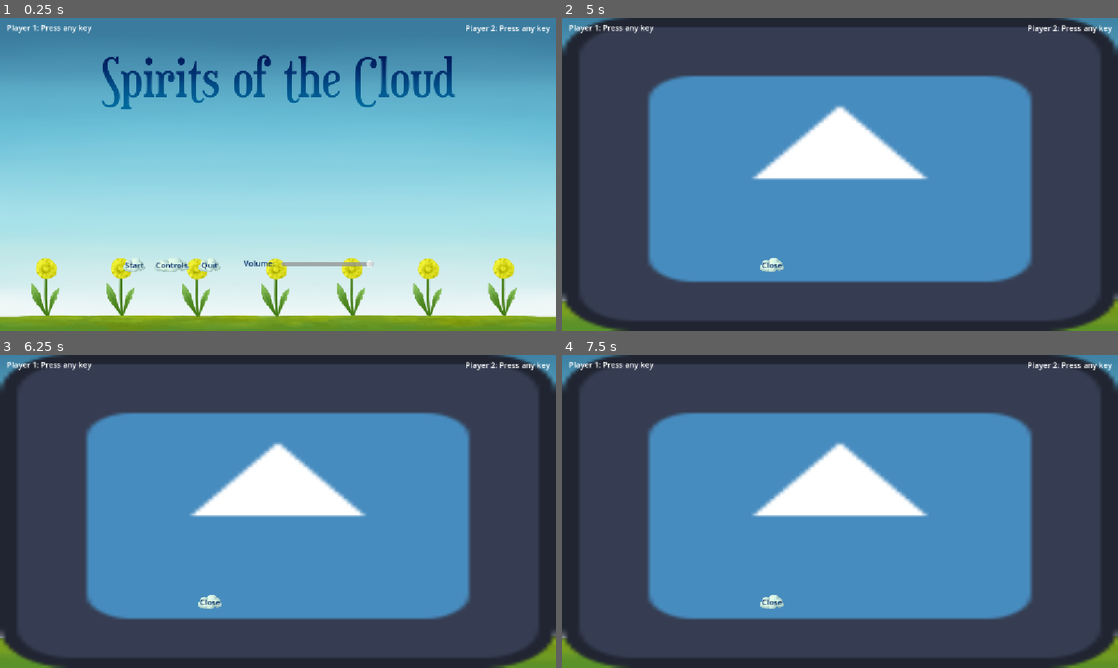
Above: before the commit, frames 1-4 (two rows, left to right).
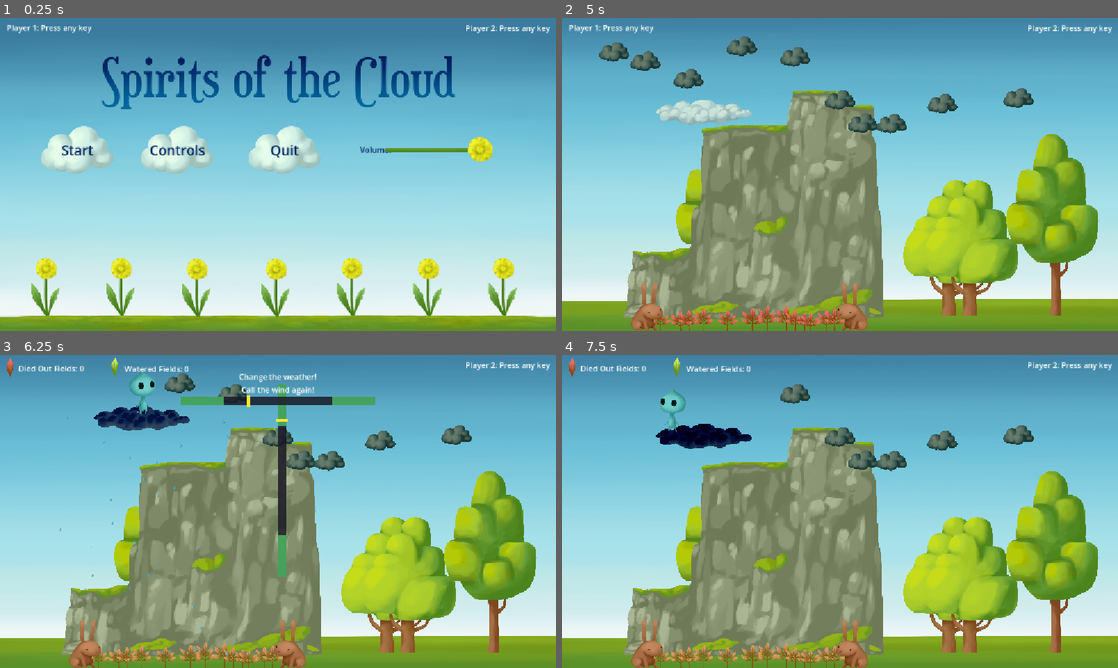
Above: after the commit, the same moments.

Repository: savenger/spirits-of-the-cloud
Game: Godot game, scene res://main.tscn
Two runs of this game, one before a commit and one after it. Both use one fixed random seed, a clock stepped at 60 frames per second and the inputs below. The engine's default icon, where the game draws it, is replaced by a stand-in: a white triangle on a blue panel in a dark square.
Inputs:
- Up to frame 1 (0.25 s): no input
- Up to frame 2 (5 s): click "Controls" at 0.5 s; tap Enter every 0.75 s from 1.25 to 4.25 s; hold Q (call_wind) 1.28-2.03 s; hold D (move_right) 1.28-2.78 s; tap Space (jump) at 1.52, 2.27, 3.77, 4.52 s; tap E (influence_weather) at 2.1, 3.6 s; hold A (move_left) 2.78-3.53 s; hold Q (call_wind) 2.78-3.53 s; hold D (move_right) from 3.53 s (still down); hold Q (call_wind) from 4.28 s (still down); tap Escape (pause, bound only after the commit) at 4.9 s
- Up to frame 3 (6.25 s): tap Enter at 5 s; release D (move_right) at 5.03 s; release Q (call_wind) at 5.03 s; hold A (move_left) 5.03-5.78 s; tap E (influence_weather) at 5.1 s; tap Space (jump) at 5.27 s; hold D (move_right) from 5.78 s (still down); hold Q (call_wind) from 5.78 s (still down)
- Up to frame 4 (7.5 s): release D (move_right) at 6.53 s; release Q (call_wind) at 6.53 s; hold A (move_left) from 6.53 s (still down); tap E (influence_weather) at 6.6 s; tap Space (jump) at 6.77 s; hold Q (call_wind) from 7.28 s (still down)

The runs differ from the first frame. In frame 1, 5.3% of the frame differs, in the area x 7-89%, y 34-82%; in frame 2, 99%; in frame 3, 98%; in frame 4, 99%, in the area x 0-100%, y 0-100%.

Commit message:
adding game over and retart functionality, spicing up main menu

Diff:
--- a/Level/field.gd
+++ b/Level/field.gd
@@ -71,6 +71,9 @@
 	add_child(timer_free)
 
 func _on_timer_fade_timeout():
+	var players = get_tree().get_nodes_in_group("player")
+	if not players[0].is_physics_processing():
+		return
 	water_level -= 0.1
 	update_fade_status()
 	if water_level <= 0.0:
@@ -113,6 +116,8 @@
 
 func _process(delta: float) -> void:
 	var players = get_tree().get_nodes_in_group("player")
+	if not players[0].is_physics_processing():
+		return
 	var excludes = []
 	for p in players:
 		excludes.append(p.get_rid())
--- a/Menu/mainmenu.gd
+++ b/Menu/mainmenu.gd
@@ -9,15 +9,21 @@
 	print($MenuContainer/Sprite2D.get_rect().size)
 
 	Global.game_over.connect(_on_game_over)
+	Global.pause.connect(handle_pause)
+
+func handle_pause(paused: bool):
+	$PauseContainer.visible = paused
 
 func _on_game_over():
 	hide_all_menus()
 	$GameOverContainer.visible = true
+	get_tree().paused = true
 
 func hide_all_menus():
 	$MenuContainer.visible = false
 	$ControlsContainer.visible = false
 	$GameOverContainer.visible = false
+	$PauseContainer.visible = false
 
 func _on_btn_start_pressed() -> void:
 	get_tree().paused = false
@@ -40,3 +46,23 @@
 func _on_btn_close_controls_pressed() -> void:
 	hide_all_menus()
 	$MenuContainer.visible = true
+
+func _physics_process(delta: float) -> void:
+	if Input.is_action_just_pressed("pause"):
+		if not $MenuContainer.visible:
+			if get_tree().paused:
+				_on_btn_continue_pressed()
+			else:
+				Global.pause.emit(true)
+				get_tree().paused = true
+		if $MenuContainer.visible:
+			_on_btn_start_pressed()
+
+
+func _on_btn_continue_pressed() -> void:
+	Global.pause.emit(false)
+	get_tree().paused = false
+
+
+func _on_btn_start_over_pressed() -> void:
+	get_tree().reload_current_scene()
--- a/Menu/mainmenu.tscn
+++ b/Menu/mainmenu.tscn
@@ -4,6 +4,7 @@
 [ext_resource type="Texture2D" uid="uid://btjj8q66ba38q" path="res://Assets/Splash screen menu.png" id="2_c6gbj"]
 [ext_resource type="Texture2D" uid="uid://4ogd1am32iys" path="res://icon.svg" id="2_n03x5"]
 [ext_resource type="Theme" uid="uid://cgavtb7nex7dp" path="res://default_theme.tres" id="3_m0p0e"]
+[ext_resource type="Texture2D" uid="uid://bpimhdppjgx83" path="res://Assets/Volume bar.png" id="4_xtlvs"]
 
 [node name="Mainmenu" type="Control" unique_id=216117690]
 process_mode = 3
@@ -26,6 +27,95 @@
 
 [node name="btnStart" type="Button" parent="MenuContainer" unique_id=408462333]
 layout_mode = 0
+offset_left = 85.0
+offset_top = 225.0
+offset_right = 235.0
+offset_bottom = 325.0
+theme = ExtResource("3_m0p0e")
+theme_override_font_sizes/font_size = 28
+text = "Start"
+
+[node name="btnControls" type="Button" parent="MenuContainer" unique_id=81503380]
+layout_mode = 0
+offset_left = 292.0
+offset_top = 225.0
+offset_right = 442.0
+offset_bottom = 325.0
+theme = ExtResource("3_m0p0e")
+theme_override_font_sizes/font_size = 28
+text = "Controls"
+
+[node name="btnQuit" type="Button" parent="MenuContainer" unique_id=732912980]
+layout_mode = 0
+offset_left = 515.0
+offset_top = 225.0
+offset_right = 665.0
+offset_bottom = 325.0
+theme = ExtResource("3_m0p0e")
+theme_override_font_sizes/font_size = 28
+text = "Quit"
+
+[node name="Control" type="Control" parent="MenuContainer" unique_id=1760454989]
+anchors_preset = 0
+offset_left = 742.0
+offset_top = 227.0
+offset_right = 1019.0
+offset_bottom = 324.0
+
+[node name="lblVolume" type="Label" parent="MenuContainer/Control" unique_id=1976357765]
+layout_mode = 0
+offset_left = 4.0
+offset_top = 35.0
+offset_right = 68.0
+offset_bottom = 58.0
+theme = ExtResource("3_m0p0e")
+text = "Volume:"
+
+[node name="Sprite2D2" type="Sprite2D" parent="MenuContainer/Control" unique_id=1339394506]
+position = Vector2(161, 47)
+texture = ExtResource("4_xtlvs")
+
+[node name="sliderVolume" type="HSlider" parent="MenuContainer/Control" unique_id=2055507024]
+layout_mode = 0
+offset_left = 54.0
+offset_top = 20.0
+offset_right = 280.0
+offset_bottom = 72.0
+theme = ExtResource("3_m0p0e")
+max_value = 1.0
+step = 0.1
+value = 1.0
+
+[node name="ControlsContainer" type="Control" parent="." unique_id=1419368512]
+visible = false
+anchors_preset = 0
+offset_right = 40.0
+offset_bottom = 40.0
+
+[node name="Sprite2D" type="Sprite2D" parent="ControlsContainer" unique_id=1805295842]
+position = Vector2(576, 324)
+scale = Vector2(9, 5.0625)
+texture = ExtResource("2_n03x5")
+
+[node name="btnCloseControls" type="Button" parent="ControlsContainer" unique_id=1640422700]
+layout_mode = 0
+offset_left = 410.0
+offset_top = 497.0
+offset_right = 460.0
+offset_bottom = 528.0
+theme = ExtResource("3_m0p0e")
+text = "Close"
+
+[node name="GameOverContainer" type="Control" parent="." unique_id=1523250738]
+visible = false
+anchors_preset = 0
+offset_right = 40.0
+offset_bottom = 40.0
+
+[node name="Sprite2D" type="Sprite2D" parent="GameOverContainer" unique_id=367616026]
+
+[node name="btnStart" type="Button" parent="GameOverContainer" unique_id=1216093943]
+layout_mode = 0
 offset_left = 255.0
 offset_top = 497.0
 offset_right = 301.0
@@ -33,16 +123,7 @@
 theme = ExtResource("3_m0p0e")
 text = "Start"
 
-[node name="btnControls" type="Button" parent="MenuContainer" unique_id=81503380]
-layout_mode = 0
-offset_left = 319.0
-offset_top = 497.0
-offset_right = 393.0
-offset_bottom = 528.0
-theme = ExtResource("3_m0p0e")
-text = "Controls"
-
-[node name="btnQuit" type="Button" parent="MenuContainer" unique_id=732912980]
+[node name="btnQuit" type="Button" parent="GameOverContainer" unique_id=989643917]
 layout_mode = 0
 offset_left = 411.0
 offset_top = 497.0
@@ -51,75 +132,74 @@
 theme = ExtResource("3_m0p0e")
 text = "Quit"
 
-[node name="lblVolume" type="Label" parent="MenuContainer" unique_id=1976357765]
-layout_mode = 0
-offset_left = 505.0
-offset_top = 497.0
-offset_right = 569.0
-offset_bottom = 520.0
+[node name="PauseContainer" type="Control" parent="." unique_id=1411159139]
+visible = false
+anchors_preset = 0
+offset_right = 40.0
+offset_bottom = 40.0
+
+[node name="Sprite2D" type="Sprite2D" parent="PauseContainer" unique_id=1039071436]
+position = Vector2(575.5, 325)
+texture = ExtResource("2_c6gbj")
+
+[node name="btnContinue" type="Button" parent="PauseContainer" unique_id=909906077]
+layout_mode = 0
+offset_left = 85.0
+offset_top = 225.0
+offset_right = 235.0
+offset_bottom = 325.0
+theme = ExtResource("3_m0p0e")
+theme_override_font_sizes/font_size = 28
+text = "Continue"
+
+[node name="btnQuit" type="Button" parent="PauseContainer" unique_id=883457543]
+layout_mode = 0
+offset_left = 515.0
+offset_top = 225.0
+offset_right = 665.0
+offset_bottom = 325.0
+theme = ExtResource("3_m0p0e")
+theme_override_font_sizes/font_size = 28
+text = "Quit"
+
+[node name="Control" type="Control" parent="PauseContainer" unique_id=149366911]
+anchors_preset = 0
+offset_left = 742.0
+offset_top = 227.0
+offset_right = 1019.0
+offset_bottom = 324.0
+
+[node name="lblVolume" type="Label" parent="PauseContainer/Control" unique_id=1134416604]
+layout_mode = 0
+offset_left = 4.0
+offset_top = 35.0
+offset_right = 68.0
+offset_bottom = 58.0
 theme = ExtResource("3_m0p0e")
 text = "Volume:"
 
-[node name="sliderVolume" type="HSlider" parent="MenuContainer" unique_id=2055507024]
-layout_mode = 0
-offset_left = 583.0
-offset_top = 500.0
-offset_right = 774.0
-offset_bottom = 521.0
+[node name="Sprite2D2" type="Sprite2D" parent="PauseContainer/Control" unique_id=243471768]
+position = Vector2(161, 47)
+texture = ExtResource("4_xtlvs")
+
+[node name="sliderVolume" type="HSlider" parent="PauseContainer/Control" unique_id=230126690]
+layout_mode = 0
+offset_left = 54.0
+offset_top = 20.0
+offset_right = 280.0
+offset_bottom = 72.0
+theme = ExtResource("3_m0p0e")
 max_value = 1.0
 step = 0.1
 value = 1.0
 
-[node name="ControlsContainer" type="Control" parent="." unique_id=1419368512]
-visible = false
-anchors_preset = 0
-offset_right = 40.0
-offset_bottom = 40.0
-
-[node name="Sprite2D" type="Sprite2D" parent="ControlsContainer" unique_id=1805295842]
-position = Vector2(576, 324)
-scale = Vector2(9, 5.0625)
-texture = ExtResource("2_n03x5")
-
-[node name="btnCloseControls" type="Button" parent="ControlsContainer" unique_id=1640422700]
-layout_mode = 0
-offset_left = 410.0
-offset_top = 497.0
-offset_right = 460.0
-offset_bottom = 528.0
-theme = ExtResource("3_m0p0e")
-text = "Close"
-
-[node name="GameOverContainer" type="Control" parent="." unique_id=1523250738]
-visible = false
-anchors_preset = 0
-offset_right = 40.0
-offset_bottom = 40.0
-
-[node name="Sprite2D" type="Sprite2D" parent="GameOverContainer" unique_id=367616026]
-
-[node name="btnStart" type="Button" parent="GameOverContainer" unique_id=1216093943]
-layout_mode = 0
-offset_left = 255.0
-offset_top = 497.0
-offset_right = 301.0
-offset_bottom = 528.0
-theme = ExtResource("3_m0p0e")
-text = "Start"
-
-[node name="btnQuit" type="Button" parent="GameOverContainer" unique_id=989643917]
-layout_mode = 0
-offset_left = 411.0
-offset_top = 497.0
-offset_right = 457.0
-offset_bottom = 528.0
-theme = ExtResource("3_m0p0e")
-text = "Quit"
-
 [connection signal="pressed" from="MenuContainer/btnStart" to="." method="_on_btn_start_pressed"]
 [connection signal="pressed" from="MenuContainer/btnControls" to="." method="_on_btn_controls_pressed"]
 [connection signal="pressed" from="MenuContainer/btnQuit" to="." method="_on_btn_quit_pressed"]
-[connection signal="value_changed" from="MenuContainer/sliderVolume" to="." method="_on_slider_volume_value_changed"]
+[connection signal="value_changed" from="MenuContainer/Control/sliderVolume" to="." method="_on_slider_volume_value_changed"]
 [connection signal="pressed" from="ControlsContainer/btnCloseControls" to="." method="_on_btn_close_controls_pressed"]
-[connection signal="pressed" from="GameOverContainer/btnStart" to="." method="_on_btn_start_pressed"]
+[connection signal="pressed" from="GameOverContainer/btnStart" to="." method="_on_btn_start_over_pressed"]
 [connection signal="pressed" from="GameOverContainer/btnQuit" to="." method="_on_btn_quit_pressed"]
+[connection signal="pressed" from="PauseContainer/btnContinue" to="." method="_on_btn_continue_pressed"]
+[connection signal="pressed" from="PauseContainer/btnQuit" to="." method="_on_btn_quit_pressed"]
+[connection signal="value_changed" from="PauseContainer/Control/sliderVolume" to="." method="_on_slider_volume_value_changed"]
--- a/Player/input_manager.gd
+++ b/Player/input_manager.gd
@@ -124,6 +124,8 @@
 		if player_input.move_direction > 0.0:
 			player_input.move_direction = 0.0
 
+	if event.is_action_pressed("pause"):
+		get_tree().paused != get_tree().paused
 
 func find_free_player_id() -> int:
 	for player_id in range(1, MAX_PLAYERS + 1):
--- a/default_theme.tres
+++ b/default_theme.tres
@@ -1,6 +1,8 @@
 [gd_resource type="Theme" format=3 uid="uid://cgavtb7nex7dp"]
 
 [ext_resource type="Texture2D" uid="uid://bo6si10mlwo18" path="res://Assets/Cloud_Button.png" id="1_e7bfs"]
+[ext_resource type="Texture2D" uid="uid://dwe2w523nvwai" path="res://Assets/Flower bud_volume.png" id="2_7j863"]
+[ext_resource type="Texture2D" uid="uid://bpimhdppjgx83" path="res://Assets/Volume bar.png" id="3_50bnw"]
 
 [sub_resource type="StyleBoxTexture" id="StyleBoxTexture_e7bfs"]
 texture = ExtResource("1_e7bfs")
@@ -17,6 +19,9 @@
 [sub_resource type="StyleBoxTexture" id="StyleBoxTexture_50bnw"]
 texture = ExtResource("1_e7bfs")
 
+[sub_resource type="StyleBoxTexture" id="StyleBoxTexture_u2qpq"]
+texture = ExtResource("3_50bnw")
+
 [resource]
 Button/colors/font_color = Color(0, 0.15294118, 0.39607844, 1)
 Button/colors/font_hover_color = Color(0, 0.40392157, 0.6156863, 1)
@@ -27,4 +32,7 @@
 Button/styles/hover_pressed_mirrored = SubResource("StyleBoxTexture_3taad")
 Button/styles/normal = SubResource("StyleBoxTexture_bp0wp")
 Button/styles/pressed = SubResource("StyleBoxTexture_50bnw")
+HSlider/icons/grabber = ExtResource("2_7j863")
+HSlider/icons/grabber_highlight = ExtResource("2_7j863")
+HSlider/styles/slider = SubResource("StyleBoxTexture_u2qpq")
 Label/colors/font_color = Color(0, 0.15294118, 0.39607844, 1)
--- a/global.gd
+++ b/global.gd
@@ -5,6 +5,7 @@
 
 signal weather_influenced(duration: float)
 
+signal pause(paused: bool)
 signal game_over()
 
 var fields_saved = 0
--- a/main.gd
+++ b/main.gd
@@ -23,6 +23,14 @@
 	input_manager.player_joined.connect(_on_player_joined)
 	input_manager.player_removed.connect(_on_player_removed)
 	$Mainmenu.game_start.connect(start_game)
+	Global.pause.connect(handle_pause)
+	Global.game_over.connect(handle_game_over)
+
+func handle_pause(paused: bool):
+	$Mainmenu.visible = paused
+
+func handle_game_over():
+	$Mainmenu.visible = true
 
 func start_game():
 	Global.reset()
--- a/project.godot
+++ b/project.godot
@@ -72,6 +72,12 @@
 , Object(InputEventKey,"resource_local_to_scene":false,"resource_name":"","device":-1,"window_id":0,"alt_pressed":false …(183 unchanged characters)…
 ]
 }
+pause={
+"deadzone": 0.2,
+"events": [Object(InputEventKey,"resource_local_to_scene":false,"resource_name":"","device":-1,"window_id":0,"alt_pressed":false,"shift_pressed":false,"ctrl_pressed":false,"meta_pressed":false,"pressed":false,"keycode":0,"physical_keycode":4194305,"key_label":0,"unicode":0,"location":0,"echo":false,"script":null)
+, Object(InputEventJoypadButton,"resource_local_to_scene":false,"resource_name":"","device":-1,"button_index":6,"pressure":0.0,"pressed":true,"script":null)
+]
+}
 
 [physics]
 
Binary file added: Assets/Flower bud_volume.png
Not shown, added: Assets/Flower bud_volume.png.import
Binary file added: Assets/Volume bar.png
Not shown, added: Assets/Volume bar.png.import
